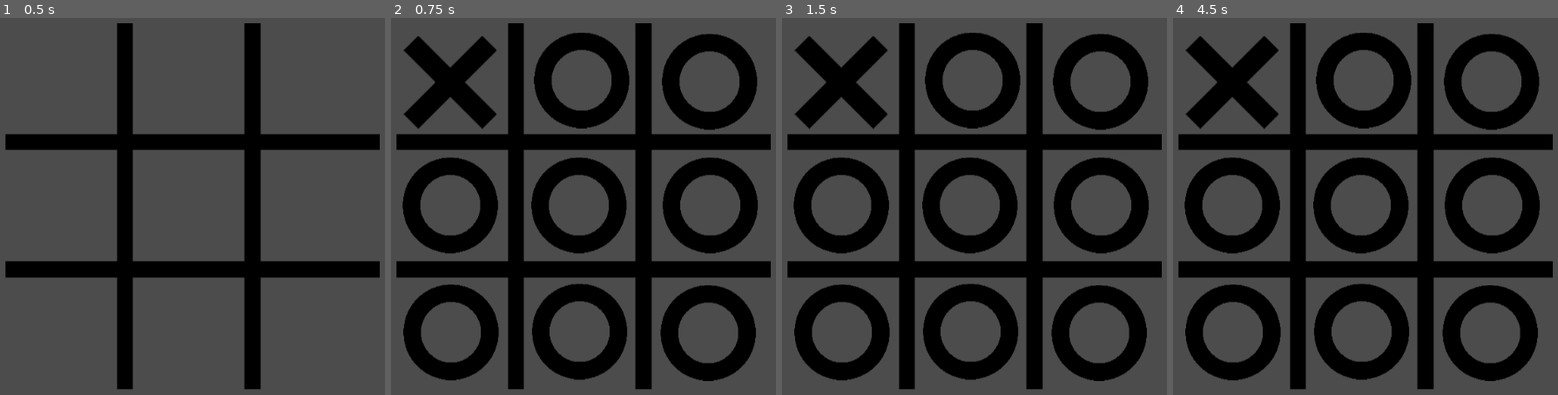
Above: before the commit, frames 1-4 (left to right).
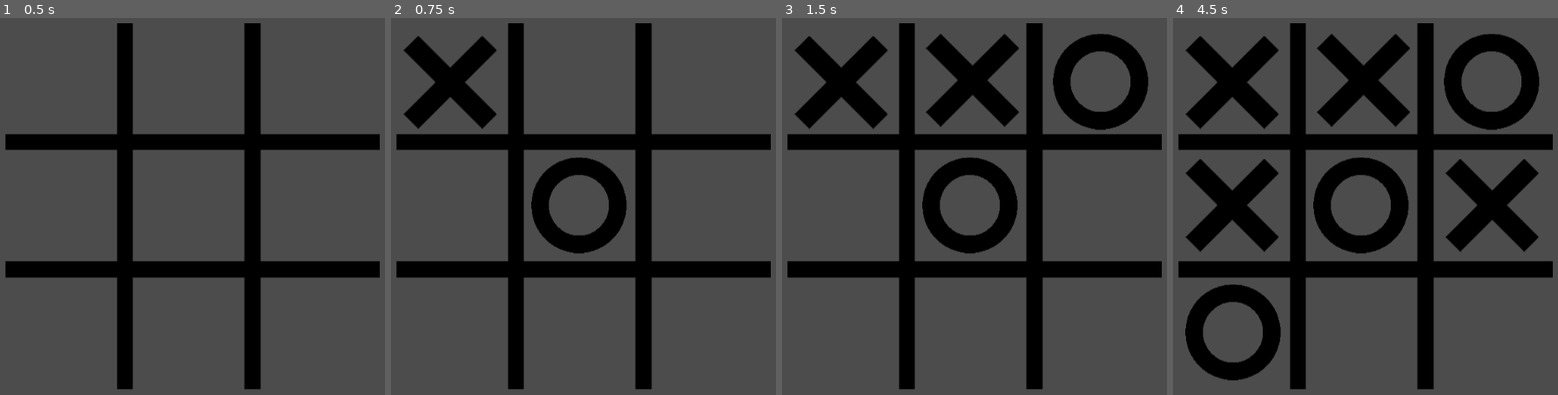
Above: after the commit, the same moments.

Repository: jdorres/espjogos2022-tic-tac-toe
Game: Godot game, scene res://Scenes/GameManager.tscn
Two runs of this game, one before a commit and one after it. Both use one fixed random seed, a clock stepped at 60 frames per second and the inputs below.
Inputs (mouse positions are in pixels of both pictures, inside the frame that each line leads up to):
- Up to frame 1 (0.5 s): no input
- Up to frame 2 (0.75 s): tap Enter at 0.5 s; move the mouse to (448, 82) at 0.52 s; click (448, 82) at 0.67 s
- Up to frame 3 (1.5 s): tap Space at 1.25 s; move the mouse to (974, 82) at 1.27 s; click (974, 82) at 1.42 s
- Up to frame 4 (4.5 s): tap Enter at 2, 3.5 s; move the mouse to (1492, 82) at 2.02 s; click (1492, 82) at 2.17 s; tap Space at 2.75, 4.25 s; move the mouse to (1230, 206) at 2.77 s; click (1230, 206) at 2.92 s; move the mouse to (1361, 206) at 3.52 s; click (1361, 206) at 3.67 s; move the mouse to (1492, 206) at 4.27 s; click (1492, 206) at 4.42 s

Frame 1 is identical in both runs. In frame 2, 21% of the frame differs, in the area x 2-96%, y 3-97%; in frame 3, 19%; in frame 4, 18%.

Commit message:
terminado a implementação básica do minimax

Diff:
--- a/Scripts/BoardManager.gd
+++ b/Scripts/BoardManager.gd
@@ -33,11 +33,6 @@
 			board_nodes[line][column].set_player(0);
 
 func node_clicked(line, column, field_value):
-	print("node_clicked")
-
-	#TODO: verificar se o jogo terminou
-	#check_winner()
-
 	#verifica se a casa já não está ocupada
 	if(field_value != 0):
 		print("Este campo já foi selecionado. Tente outro.")
@@ -77,7 +72,6 @@
 			current_player = 1
 
 func ia_plays():
-	print('ia plays')
 	player_ia.plays(board_nodes, board_size_lines, board_size_columns)
 	current_player = 1
 
--- a/Scripts/PlayerIA.gd
+++ b/Scripts/PlayerIA.gd
@@ -19,25 +19,49 @@
 	var free_spaces  = free_spaces(board_nodes, board_size_lines, board_size_columns)
 	var bestScore = -999
 	var bestMove = null
-	var board_nodes_copy =  board_nodes.duplicate()
 
 	for free_space in free_spaces:
-		board_nodes_copy[free_space[0]][free_space[1]].set_player(2)
+		board_nodes[free_space[0]][free_space[1]].set_player(2)
 		var score = minimax(board_nodes, board_size_lines, board_size_columns, free_spaces, false)
+		board_nodes[free_space[0]][free_space[1]].set_player(0)
+
 		if(score > bestScore):
 			bestScore = score
 			bestMove = board_nodes[free_space[0]][free_space[1]]
+
 	bestMove.set_player(2)
 
 func minimax(board_nodes, board_size_lines, board_size_columns, free_spaces, isMaximazing):
 	var winning_player = check_winner(board_nodes, board_size_lines, board_size_columns)
-	if(winning_player != 0):
-		return winning_player
+	if winning_player == 1 :
+		return -1;
+	elif winning_player == 2 :
+		return 1;
+	elif winning_player == 3 :
+		return 0;
 
 	if(isMaximazing):
-		return 1
+		var bestScore = -999
+		var i = free_spaces(board_nodes, board_size_lines, board_size_columns)
+		for free_space in i:
+			board_nodes[free_space[0]][free_space[1]].set_player(2)
+			var score = minimax(board_nodes, board_size_lines, board_size_columns, i, false)
+			board_nodes[free_space[0]][free_space[1]].set_player(0)
+
+			if(score > bestScore):
+				bestScore = score
+		return bestScore
 	else:
-		return 1
+		var bestScore = 999
+		var i = free_spaces(board_nodes, board_size_lines, board_size_columns)
+		for free_space in i:
+			board_nodes[free_space[0]][free_space[1]].set_player(1)
+			var score = minimax(board_nodes, board_size_lines, board_size_columns, i, true)
+			board_nodes[free_space[0]][free_space[1]].set_player(0)
+
+			if(score < bestScore):
+				bestScore = score
+		return bestScore
 
 func free_spaces(board_nodes, board_size_lines, board_size_columns):
 	var free_spaces = []
